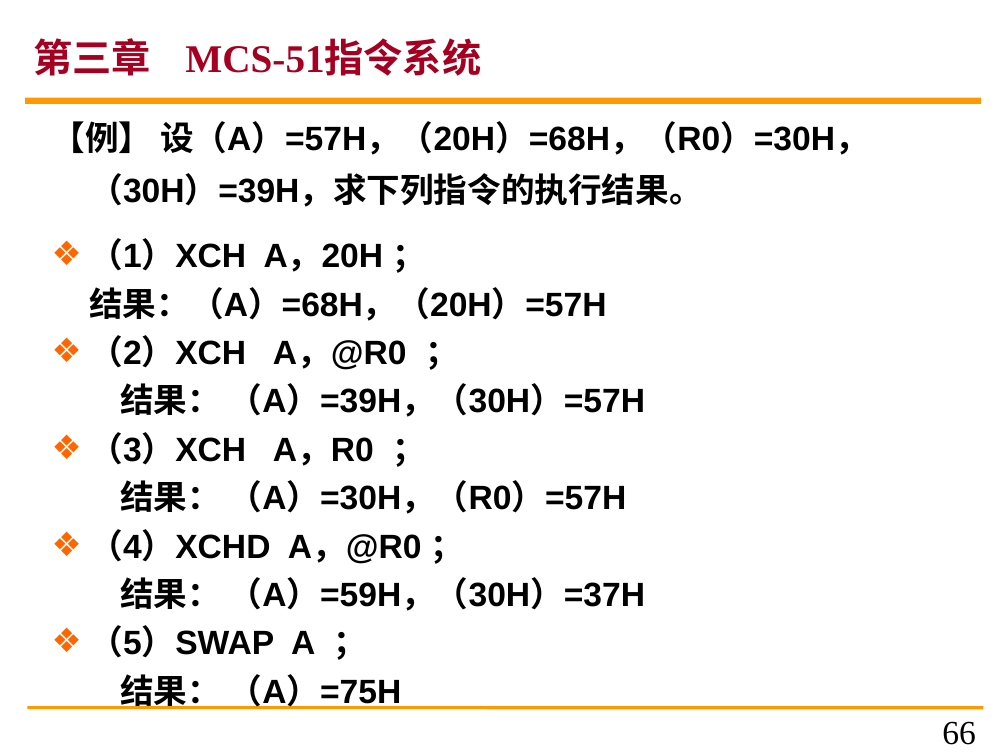
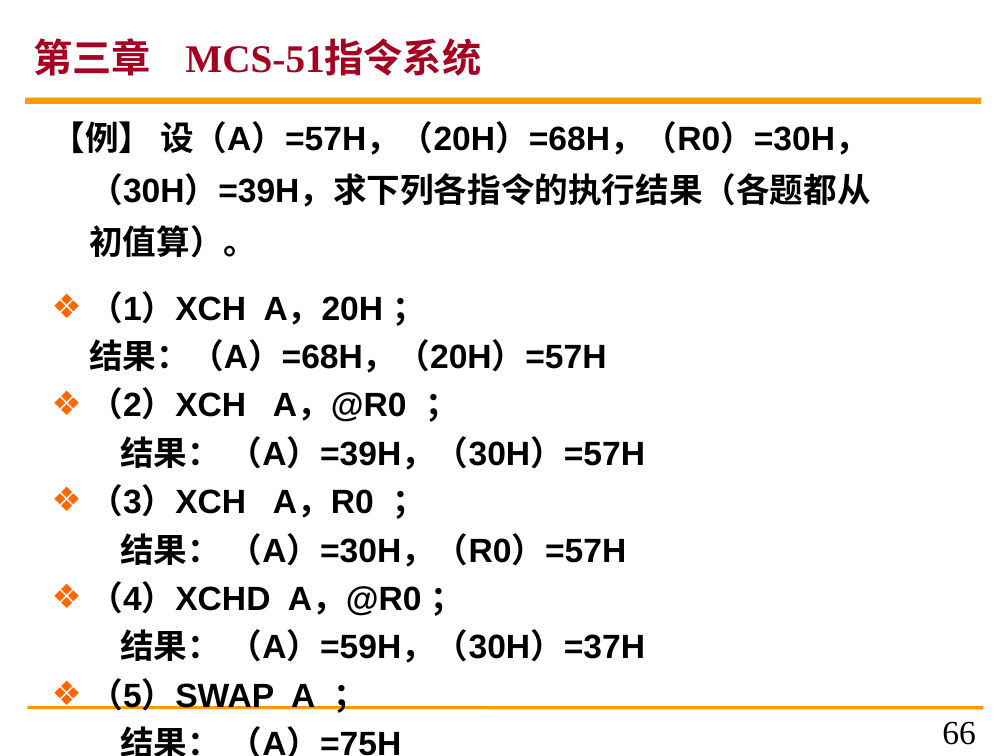
Before and after one commit to caizi333333/Educog-micro2026, a slide deck: slide 66 of public/resources/course/courseware/u3/ch3-v4.pptx. Drawn at 1008x756 pixels with LibreOffice and Linux fonts; fonts in the diff are those of the drawing. Boxes give left, top, right and bottom in pixels: in the first picture for what was removed or moved away, otherwise in the second. Text is boxed around its words. In the diff, an @@ line names an element or a change of style, - is before the commit and + after.

```diff
--- a/public/resources/course/courseware/u3/ch3-v4.pptx
+++ b/public/resources/course/courseware/u3/ch3-v4.pptx
@@ text at (52,121,870,258): text changed @@
-【例】 设（A）=57H，（20H）=68H，（R0）=30H，（30H）=39H，求下列指令的执行结果。
+【例】 设（A）=57H，（20H）=68H，（R0）=30H，（30H）=39H，求下列各指令的执行结果（各题都从初值算）。
```
Also in this commit, not shown: 15 other slides changed, 11 other files.
